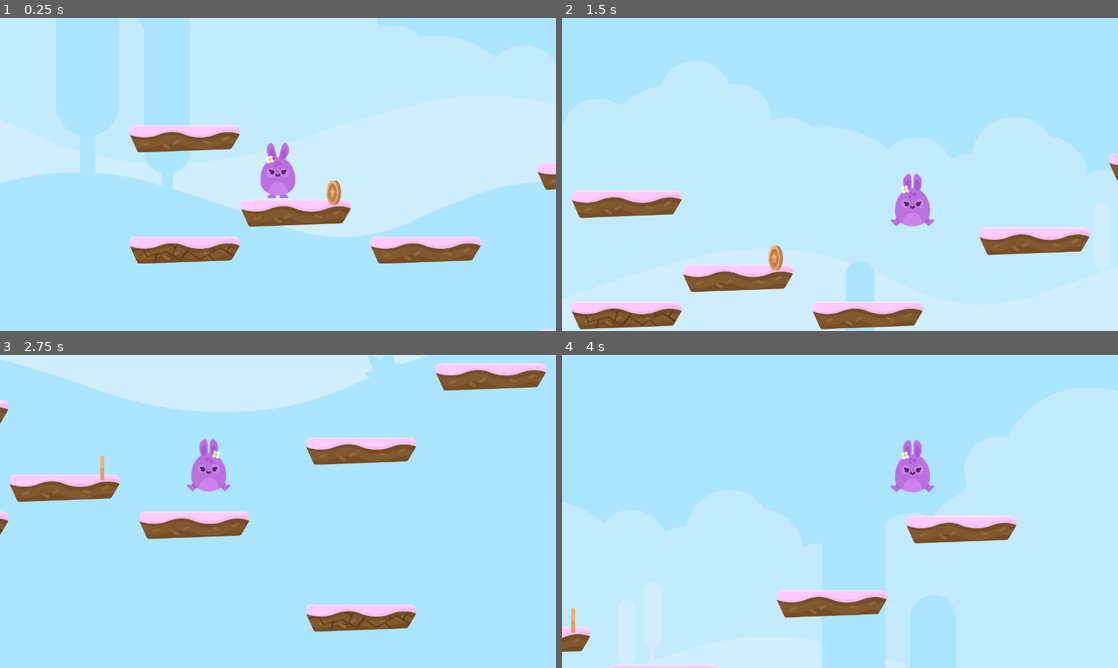
Above: before the commit, frames 1-4 (two rows, left to right).
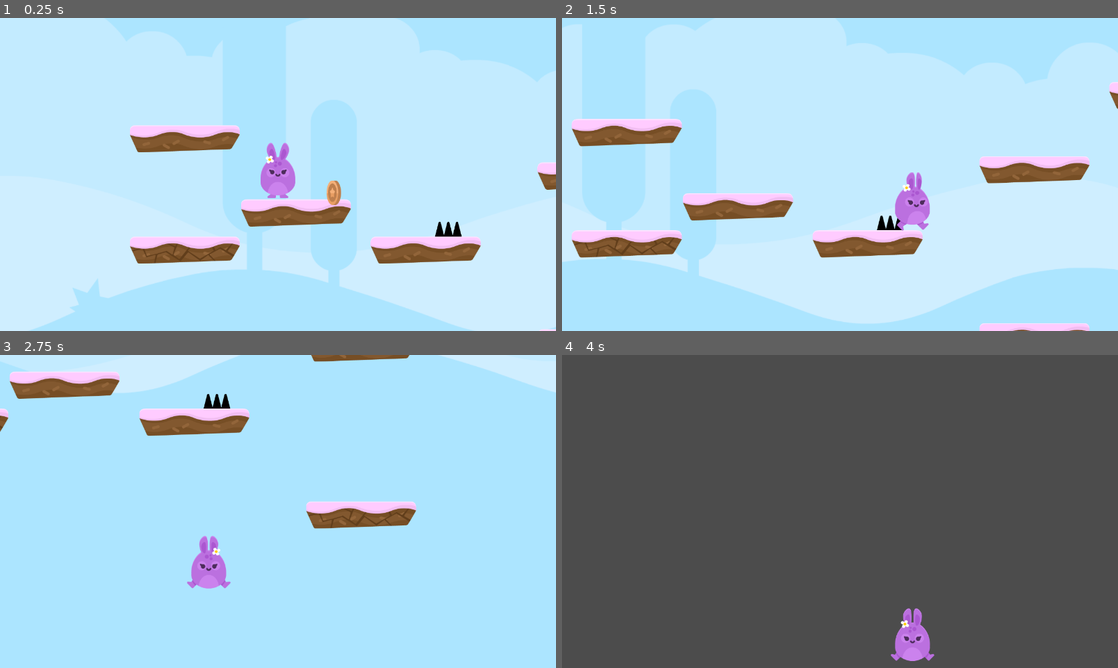
Above: after the commit, the same moments.

Repository: DiscoveringGodot/3_Hoppy_Days
Game: Godot game, scene res://Level 1.tscn
The game is run twice, just before and just after one commit, with the same random seed, the same clock (stepped at 60 frames per second) and the same inputs.
Inputs:
- Up to frame 1 (0.25 s): no input
- Up to frame 2 (1.5 s): hold Up (ui_up) 0.53-1.28 s; hold Right (ui_right) from 0.53 s (still down); tap Up (ui_up) at 1.35 s
- Up to frame 3 (2.75 s): tap Up (ui_up) at 1.52, 1.82 s; release Right (ui_right) at 2.03 s; hold Left (ui_left) from 2.03 s (still down); hold Up (ui_up) from 2.03 s (still down)
- Up to frame 4 (4 s): release Left (ui_left) at 2.78 s; release Up (ui_up) at 2.78 s; hold Right (ui_right) from 2.78 s (still down); tap Up (ui_up) at 2.85, 3.02, 3.32 s; hold Up (ui_up) from 3.53 s (still down)

The runs differ from the first frame. In frame 1, 25% of the frame differs, in the area x 0-100%, y 32-100%; in frame 2, 26%; in frame 3, 20%; in frame 4, 100%, in the area x 0-100%, y 0-100%.

Commit message:
Added spikes added damagem lives and extra life logic

Diff:
--- a/Camera2D.tscn
+++ b/Camera2D.tscn
@@ -5,7 +5,7 @@
 [ext_resource path="res://gfx/PNG/Background/bg_layer3.png" type="Texture" id=3]
 [ext_resource path="res://gfx/PNG/Background/bg_layer4.png" type="Texture" id=4]
 
-[node name="Camera2D" type="Camera2D"]
+[node name="Camera2D" type="Camera2D" index="0"]
 
 anchor_mode = 1
 rotating = false
@@ -61,7 +61,7 @@
 [node name="ParallaxLayer2" type="ParallaxLayer" parent="ParallaxBackground" index="1"]
 
 editor/display_folded = true
-motion_scale = Vector2( 0.75, 0.75 )
+motion_scale = Vector2( 0.6, 0.6 )
 motion_offset = Vector2( 0, 0 )
 motion_mirroring = Vector2( 2048, 0 )
 _sections_unfolded = [ "Motion", "Transform" ]
@@ -77,7 +77,7 @@
 [node name="ParallaxLayer3" type="ParallaxLayer" parent="ParallaxBackground" index="2"]
 
 editor/display_folded = true
-motion_scale = Vector2( 1.25, 1.25 )
+motion_scale = Vector2( 0.7, 0.7 )
 motion_offset = Vector2( 0, 0 )
 motion_mirroring = Vector2( 2048, 0 )
 _sections_unfolded = [ "Motion", "Transform" ]
@@ -92,7 +92,7 @@
 
 [node name="ParallaxLayer4" type="ParallaxLayer" parent="ParallaxBackground" index="3"]
 
-motion_scale = Vector2( 1.5, 1.5 )
+motion_scale = Vector2( 0.9, 0.9 )
 motion_offset = Vector2( 0, 0 )
 motion_mirroring = Vector2( 2048, 0 )
 _sections_unfolded = [ "Motion", "Transform" ]
--- a/Coin.tscn
+++ b/Coin.tscn
@@ -1,10 +1,11 @@
 [gd_scene load_steps=8 format=2]
 
-[ext_resource path="res://Coin.gd" type="Script" id=1]
+[ext_resource path="res://scripts/Coin.gd" type="Script" id=1]
 [ext_resource path="res://gfx/PNG/Items/bronze_1.png" type="Texture" id=2]
 [ext_resource path="res://gfx/PNG/Items/bronze_2.png" type="Texture" id=3]
 [ext_resource path="res://gfx/PNG/Items/bronze_3.png" type="Texture" id=4]
 [ext_resource path="res://gfx/PNG/Items/bronze_4.png" type="Texture" id=5]
+
 
 [sub_resource type="SpriteFrames" id=1]
 
@@ -20,7 +21,7 @@
 custom_solver_bias = 0.0
 radius = 43.0
 
-[node name="Coin" type="Area2D"]
+[node name="Coin" type="Area2D" index="0"]
 
 input_pickable = true
 gravity_vec = Vector2( 0, 1 )
@@ -40,6 +41,7 @@
 
 frames = SubResource( 1 )
 animation = "default"
+frame = 2
 playing = true
 _sections_unfolded = [ "Transform" ]
 
--- a/Level 1.tscn
+++ b/Level 1.tscn
@@ -1,10 +1,11 @@
-[gd_scene load_steps=4 format=2]
+[gd_scene load_steps=5 format=2]
 
 [ext_resource path="res://platforms.tres" type="TileSet" id=1]
-[ext_resource path="res://Player.tscn" type="PackedScene" id=2]
-[ext_resource path="res://Coin.tscn" type="PackedScene" id=3]
+[ext_resource path="res://Coin.tscn" type="PackedScene" id=2]
+[ext_resource path="res://SpikesTop.tscn" type="PackedScene" id=3]
+[ext_resource path="res://Player.tscn" type="PackedScene" id=4]
 
-[node name="Level 1" type="Node2D"]
+[node name="Level 1" type="Node2D" index="0"]
 
 [node name="TileMap" type="TileMap" parent="." index="0"]
 
@@ -26,14 +27,26 @@
 format = 1
 tile_data = PoolIntArray( 29, 0, 0, 131072, 0, 0, 262166, 0, 0, 393222, 0, 0, 524288, 1, 0, 524301, 0, 0, 851990, 1, 0 )
 
-[node name="Player" parent="." index="1" instance=ExtResource( 2 )]
-
-position = Vector2( 511.967, 280.915 )
-gravity = 40
-jump_height = -1250
-
-[node name="Coin" parent="." index="2" instance=ExtResource( 3 )]
+[node name="Coin" parent="." index="1" instance=ExtResource( 2 )]
 
 position = Vector2( 704.815, 360.76 )
 
+[node name="SpikesTop" parent="." index="2" instance=ExtResource( 3 )]
+
+position = Vector2( 1100.24, 488.118 )
+collision_layer = 9
+collision_mask = 9
+script = null
+_sections_unfolded = [ "Collision", "Pickable", "Z Index" ]
+
+[node name="Player" parent="." index="3" instance=ExtResource( 4 )]
+
+position = Vector2( 511.967, 280.915 )
+collision_layer = 15
+collision_mask = 15
+_sections_unfolded = [ "Collision" ]
+jump_height = -1250
+
 [connection signal="Coin_Pickup" from="Coin" to="Player" method="_on_Coin_Coin_Pickup"]
+
+[connection signal="body_shape_entered" from="SpikesTop" to="Player" method="_on_SpikesTop_body_shape_entered"]
--- a/Player.tscn
+++ b/Player.tscn
@@ -1,37 +1,38 @@
-[gd_scene load_steps=12 format=2]
+[gd_scene load_steps=13 format=2]
 
 [ext_resource path="res://scripts/Player.gd" type="Script" id=1]
-[ext_resource path="res://gfx/PNG/Players/bunny2_hurt.png" type="Texture" id=2]
-[ext_resource path="res://gfx/PNG/Players/bunny2_walk1.png" type="Texture" id=3]
-[ext_resource path="res://gfx/PNG/Players/bunny2_walk2.png" type="Texture" id=4]
-[ext_resource path="res://gfx/PNG/Players/bunny2_jump.png" type="Texture" id=5]
+[ext_resource path="res://gfx/PNG/Players/bunny2_jump.png" type="Texture" id=2]
+[ext_resource path="res://gfx/PNG/Players/bunny2_hurt.png" type="Texture" id=3]
+[ext_resource path="res://gfx/PNG/Players/bunny2_walk1.png" type="Texture" id=4]
+[ext_resource path="res://gfx/PNG/Players/bunny2_walk2.png" type="Texture" id=5]
 [ext_resource path="res://gfx/PNG/Players/bunny2_ready.png" type="Texture" id=6]
 [ext_resource path="res://gfx/PNG/Players/bunny2_stand.png" type="Texture" id=7]
 [ext_resource path="res://Camera2D.tscn" type="PackedScene" id=8]
 [ext_resource path="res://sound/happy.ogg" type="AudioStream" id=9]
+[ext_resource path="res://sound/coin_SFX.wav" type="AudioStream" id=10]
 
 [sub_resource type="SpriteFrames" id=1]
 
 animations = [ {
 "frames": [ ExtResource( 2 ) ],
 "loop": true,
+"name": "jump",
+"speed": 5.0
+}, {
+"frames": [ ExtResource( 3 ) ],
+"loop": true,
 "name": "hurt",
 "speed": 5.0
 }, {
-"frames": [ ExtResource( 3 ), ExtResource( 4 ) ],
+"frames": [ ExtResource( 4 ), ExtResource( 5 ) ],
 "loop": true,
 "name": "walk",
-"speed": 5.0
-}, {
-"frames": [ ExtResource( 5 ) ],
-"loop": true,
-"name": "jump",
-"speed": 5.0
+"speed": 15.0
 }, {
 "frames": [ ExtResource( 6 ), ExtResource( 7 ) ],
 "loop": true,
 "name": "idle",
-"speed": 2.0
+"speed": 5.0
 } ]
 
 [sub_resource type="CapsuleShape2D" id=2]
@@ -40,15 +41,13 @@
 radius = 60.0
 height = 47.674
 
-[node name="Player" type="KinematicBody2D" index="0"]
+[node name="Player" type="KinematicBody2D"]
 
 input_pickable = false
 collision_layer = 1
 collision_mask = 1
 collision/safe_margin = 0.001
 script = ExtResource( 1 )
-speed = 700
-gravity = 50
 jump_height = -1200
 friction = 0.25
 
@@ -56,6 +55,7 @@
 
 frames = SubResource( 1 )
 animation = "idle"
+frame = 1
 playing = true
 
 [node name="CollisionShape2D" type="CollisionShape2D" parent="." index="1"]
@@ -77,7 +77,17 @@
 bus = "Master"
 area_mask = 1
 
-[node name="CollisionRay" type="RayCast2D" parent="." index="3"]
+[node name="Coin_sfx" type="AudioStreamPlayer2D" parent="." index="3"]
+
+stream = ExtResource( 10 )
+volume_db = 0.0
+autoplay = false
+max_distance = 2000.0
+attenuation = 1.0
+bus = "Master"
+area_mask = 1
+
+[node name="CollisionRay" type="RayCast2D" parent="." index="4"]
 
 position = Vector2( 0, 60.5842 )
 enabled = true
--- /dev/null
+++ b/SpikesTop.tscn
@@ -0,0 +1,37 @@
+[gd_scene load_steps=4 format=2]
+
+[ext_resource path="res://scripts/SpikesTop.gd" type="Script" id=1]
+[ext_resource path="res://gfx/PNG/Environment/spikes_top.png" type="Texture" id=2]
+
+[sub_resource type="RectangleShape2D" id=1]
+
+custom_solver_bias = 0.0
+extents = Vector2( 47.245, 26.5263 )
+
+[node name="SpikesTop" type="Area2D"]
+
+input_pickable = true
+gravity_vec = Vector2( 0, 1 )
+gravity = 98.0
+linear_damp = 0.1
+angular_damp = 1.0
+collision_layer = 8
+audio_bus_override = false
+audio_bus_name = "Master"
+script = ExtResource( 1 )
+_sections_unfolded = [ "Collision" ]
+__meta__ = {
+"_edit_group_": true
+}
+
+[node name="Sprite" type="Sprite" parent="." index="0"]
+
+modulate = Color( 0, 0, 0, 1 )
+z_index = -1
+texture = ExtResource( 2 )
+_sections_unfolded = [ "Animation", "Material", "Offset", "Region", "Visibility", "Z Index" ]
+
+[node name="CollisionShape2D" type="CollisionShape2D" parent="." index="1"]
+
+visible = false
+shape = SubResource( 1 )
--- a/Tiles.tscn
+++ b/Tiles.tscn
@@ -23,7 +23,7 @@
 [ext_resource path="res://gfx/PNG/Environment/ground_wood_small.png" type="Texture" id=21]
 [ext_resource path="res://gfx/PNG/Environment/ground_wood_small_broken.png" type="Texture" id=22]
 
-[node name="Tiles" type="Node2D"]
+[node name="Tiles" type="Node2D" index="0"]
 
 [node name="ground_cake" type="Sprite" parent="." index="0"]
 
--- a/project.godot
+++ b/project.godot
@@ -22,6 +22,27 @@
 window/dpi/allow_hidpi=true
 window/vsync/use_vsync=false
 
+[importer_defaults]
+
+texture={
+"compress/hdr_mode": 0,
+"compress/lossy_quality": 0.7,
+"compress/mode": 0,
+"compress/normal_map": 0,
+"detect_3d": false,
+"flags/anisotropic": false,
+"flags/filter": true,
+"flags/mipmaps": false,
+"flags/repeat": 0,
+"flags/srgb": 2,
+"process/HDR_as_SRGB": false,
+"process/fix_alpha_border": true,
+"process/premult_alpha": false,
+"size_limit": 0,
+"stream": false,
+"svg/scale": 1.0
+}
+
 [layer_names]
 
 2d_physics/layer_1="Player"
--- a/scripts/Player.gd
+++ b/scripts/Player.gd
@@ -1,51 +1,66 @@
 extends KinematicBody2D
 
-export var speed = 500
-export var gravity = 40
+const SPEED = 700
+const GRAVITY = 40
+const FRICTION = 0.25
 export var jump_height = -1250
 var motion = Vector2()
-var up = Vector2(0,-1)
-export var friction = 0.25
-onready var animation = $Animation
 var current_animation = "idle"
 var coin_count = 0
+var lives = 3
 
 func _physics_process(delta):
 	fall()
 	run()
 	jump()
 	check_for_ground()
-	move_and_slide(motion,up)
-	animation.animation = current_animation
+	move_and_slide(motion,Vector2(0,-1))
+	$Animation.animation = current_animation
 
 func fall():
 	if is_on_floor() == false:
-		motion.y += gravity
+		motion.y += GRAVITY
 	else:
 		motion.y = 0
 
 func run():
 	if Input.is_action_pressed("ui_right"):
-		motion.x = speed
+		motion.x = SPEED
 		current_animation = "walk"
-		animation.flip_h = false
+		$Animation.flip_h = false
 	elif Input.is_action_pressed("ui_left"):
-		motion.x = -speed
+		motion.x = -SPEED
 		current_animation = "walk"
-		animation.flip_h = true
+		$Animation.flip_h = true
 	else:
-		motion.x = lerp (motion.x, 0, friction)
+		motion.x = lerp (motion.x, 0, FRICTION)
 		current_animation = "idle"
 
 func jump():
 	if is_on_floor() == true:
-		if Input.is_action_pressed("ui_up"):
+		if Input.is_action_pressed("ui_UP"):
 			motion.y = jump_height
 
 func check_for_ground():
 	if not $CollisionRay.is_colliding():
 		current_animation = "jump"
 
-func _on_Coin_Coin_Pickup():
+func _on_Coin_Coin_PickUP():
 	coin_count += 1
+	$Coin_sfx.play()
 	print (str(coin_count) + " coins")
+	if coin_count > 99:
+		lives +=1
+
+func _take_damage():
+	motion.y = jump_height
+	lives -= 1
+	if lives == 0:
+		_end_game()
+
+func _end_game():
+	pass
+
+func _on_SpikesTop_body_shape_entered(body_id, body, body_shape, area_shape):
+	if body == self:
+		_take_damage()
--- /dev/null
+++ b/scripts/SpikesTop.gd
@@ -0,0 +1,11 @@
+extends Area2D
+
+signal hurt
+
+func _process(delta):
+	var bodies = get_overlapping_bodies()
+	for body in bodies:
+		if body.name == "Player":
+			emit_signal("hurt")
+		else:
+			return
Binary file added: candles_.ttf
Not shown, changed: gfx/PNG/Environment/cactus.png.import
Not shown, changed: gfx/PNG/Environment/grass1.png.import
Not shown, changed: gfx/PNG/Environment/grass2.png.import
Not shown, changed: gfx/PNG/Environment/grass_brown1.png.import
Not shown, changed: gfx/PNG/Environment/grass_brown2.png.import
Not shown, changed: gfx/PNG/Environment/ground_cake.png.import
Not shown, changed: gfx/PNG/Environment/ground_cake_broken.png.import
Not shown, changed: gfx/PNG/Environment/ground_cake_small.png.import
Not shown, changed: gfx/PNG/Environment/ground_cake_small_broken.png.import
Not shown, changed: gfx/PNG/Environment/ground_grass.png.import
Not shown, changed: gfx/PNG/Environment/ground_grass_broken.png.import
(and 27 more such lines)
